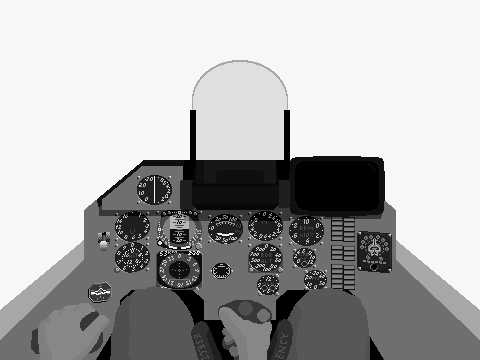
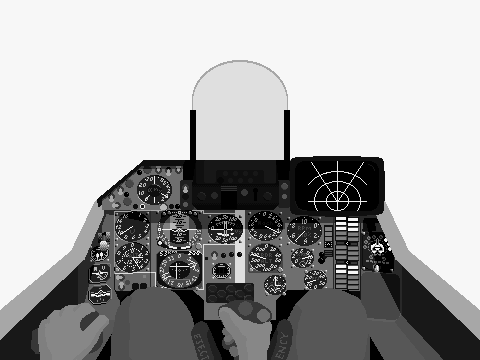
The second 480 × 360 image is a revision of the first. Changes to its layers:
painted on "MiG27_Hood" over [1, 171, 479, 340]
painted on "MiG27_Frgr" over [92, 161, 392, 291]
painted on "MiG27_Shadow" over [0, 162, 480, 360]
painted on "MiG27_Bkgr" over [88, 165, 400, 320]
painted on "MiG27_Frame" over [0, 191, 480, 360]
